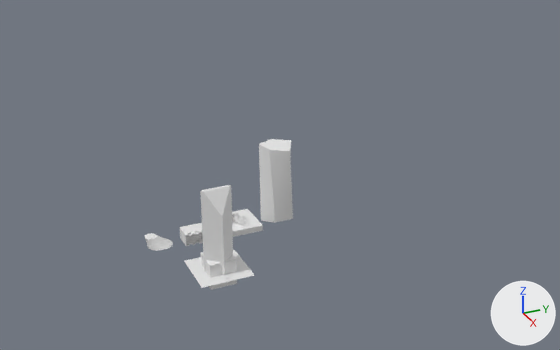
An edit to the Blender file aula02.blend, drawn before and after from the same camera.
Before and after are seen from a 50 mm lens placed at (576.0, -198.0, 369.0), pointed at (-70.0, 92.0, 46.0). The lights are fixed; the arrows at lower right show +X, +Y and +Z.
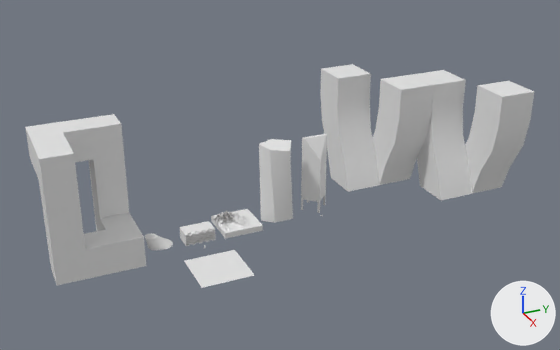
Commit message: updating aula02 to v0.8

Location of each change, [x1, y1, x2, y2] in pixels of the pictures (560 x 350 px):
'Cube.005', added
    after: [321, 64, 534, 200]
'Cube.004', reshaped, moved, rescaled
    before: [201, 252, 237, 290]
    after: [25, 114, 146, 285]
'Cube.003', moved
    before: [200, 185, 233, 279]
    after: [301, 134, 327, 216]

Edits to the bpy script that builds the scene:
```text
Change me_cube_005:
    used by ob_cube_004; location = (0.0, 0.0, 0.0); scale = (12.6, 12.6, 12.6)
    remove me_cube_005.from_pydata(...)  # 8 vertices, 6 faces; spans x -1.0..1.0, y -1.0..1.0, z -1.0..1.0
    add me_cube_005.from_pydata(...)  # 24 vertices, 12 faces; spans x -1.0..1.0, y -1.0..1.0, z -1.0..1.0
    me_cube_005 part 1
    2 vertices are removed from x -1.0..1.0, y -1.0..1.0, z -1.0..1.0
    6 faces are deleted
    18 vertices are added at x -1.0..1.0, y -1.0..1.0, z -1.0..1.0
    12 new faces join them
Add me_cube_007:
    me_cube_007.from_pydata(...)  # 120 vertices, 72 faces; spans x -5.51..2.5, y -6.01..2.0, z 0.0..2.0
    me_cube_007.polygons.foreach_set('use_smooth', [True] * 72)
Change ob_cube_003:
    ob_cube_003.location: (0.0, 0.0, 0.0) -> (-73.7, 132.1, 0.0)
Change ob_cube_004:
    ob_cube_004.location: (0.0, 0.0, 0.0) -> (-70.4, -99.1, 60.0)
    ob_cube_004.scale: (12.6, 12.6, 12.6) -> (40.0, 40.0, 60.0)
Add ob_cube_005:
    ob_cube_005 = bpy.data.objects.new('Cube.005', me_cube_007)
    ob_cube_005.location = (-112.0, 223.3, 0.0)
    ob_cube_005.rotation_euler = (0.0, 0.0, 3.142)  # degrees (0, 0, 180)
    ob_cube_005.scale = (20.0, 20.0, 60.0)
```
